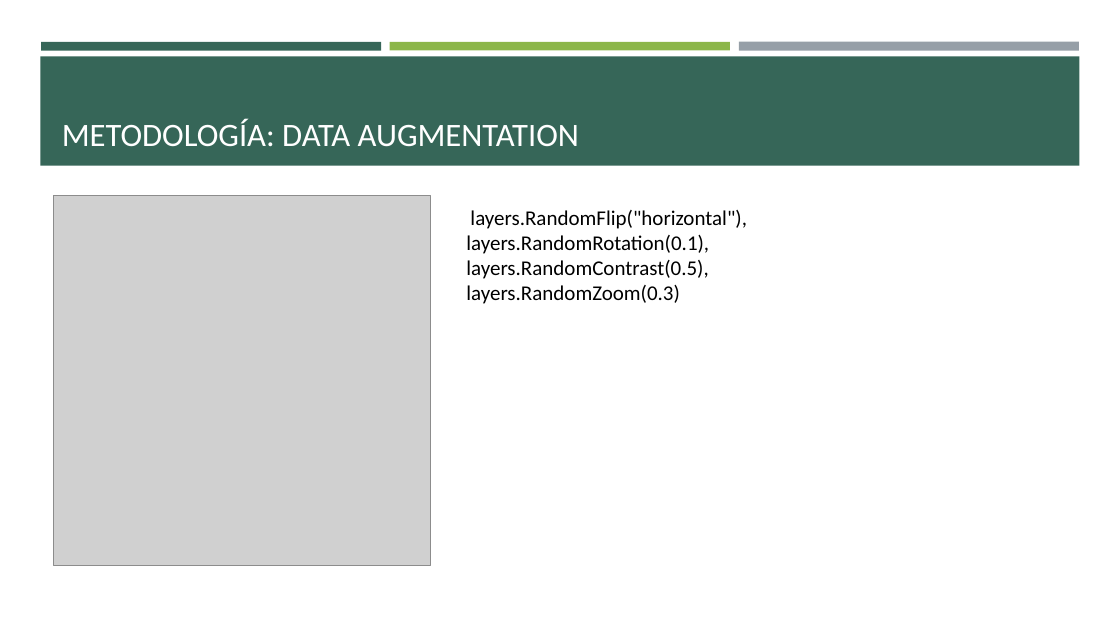
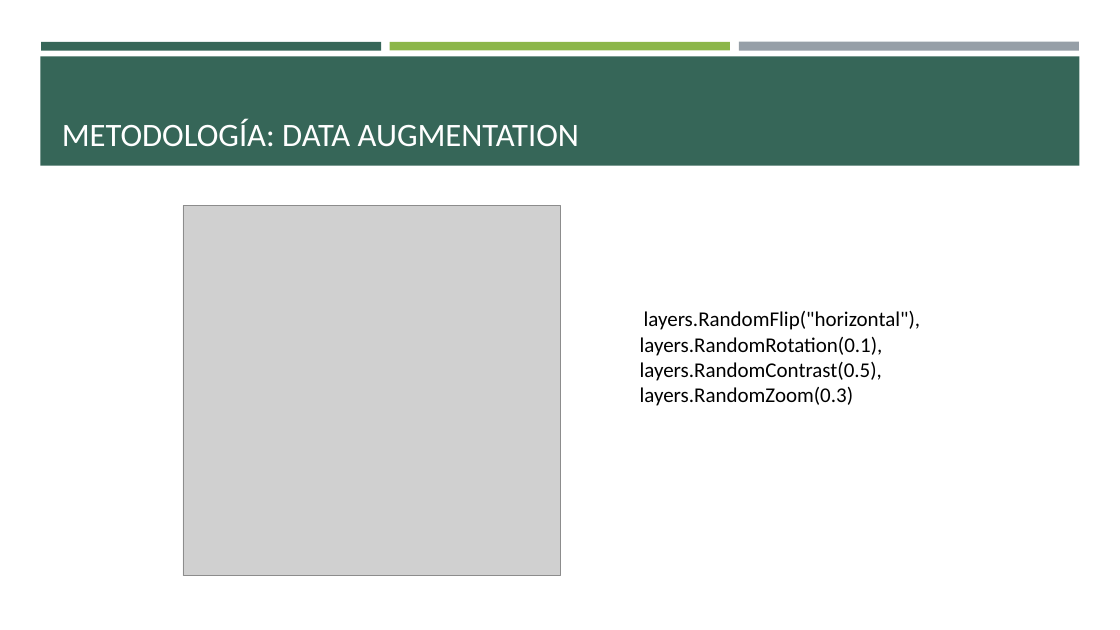
Before and after one commit to ErickaBermudez/spider-classification, a slide deck: slide 3 of docs/02 Final Project Presentation.pptx. Drawn at 1120x630 pixels with LibreOffice and Linux fonts; fonts in the diff are those of the drawing; grey boxes stand for pictures. Boxes give left, top, right and bottom in pixels: in the first picture for what was removed or moved away, otherwise in the second. Text is boxed around its words. In the diff, an @@ line names an element or a change of style, - is before the commit and + after.

```diff
--- a/docs/02 Final Project Presentation.pptx
+++ b/docs/02 Final Project Presentation.pptx
@@ picture: place and size @@
-picture at [54, 195, 431, 565]
+picture at [183, 206, 560, 576]
@@ text "layers.RandomFlip("horizontal"),": place and size @@
-text "layers.RandomFlip("horizontal")," at [466, 210, 747, 304]
+text "layers.RandomFlip("horizontal")," at [640, 311, 921, 406]
```
Also in this commit, not shown: 1 other slide changed, 4 slides added, 3 slides removed, 2 other files.
